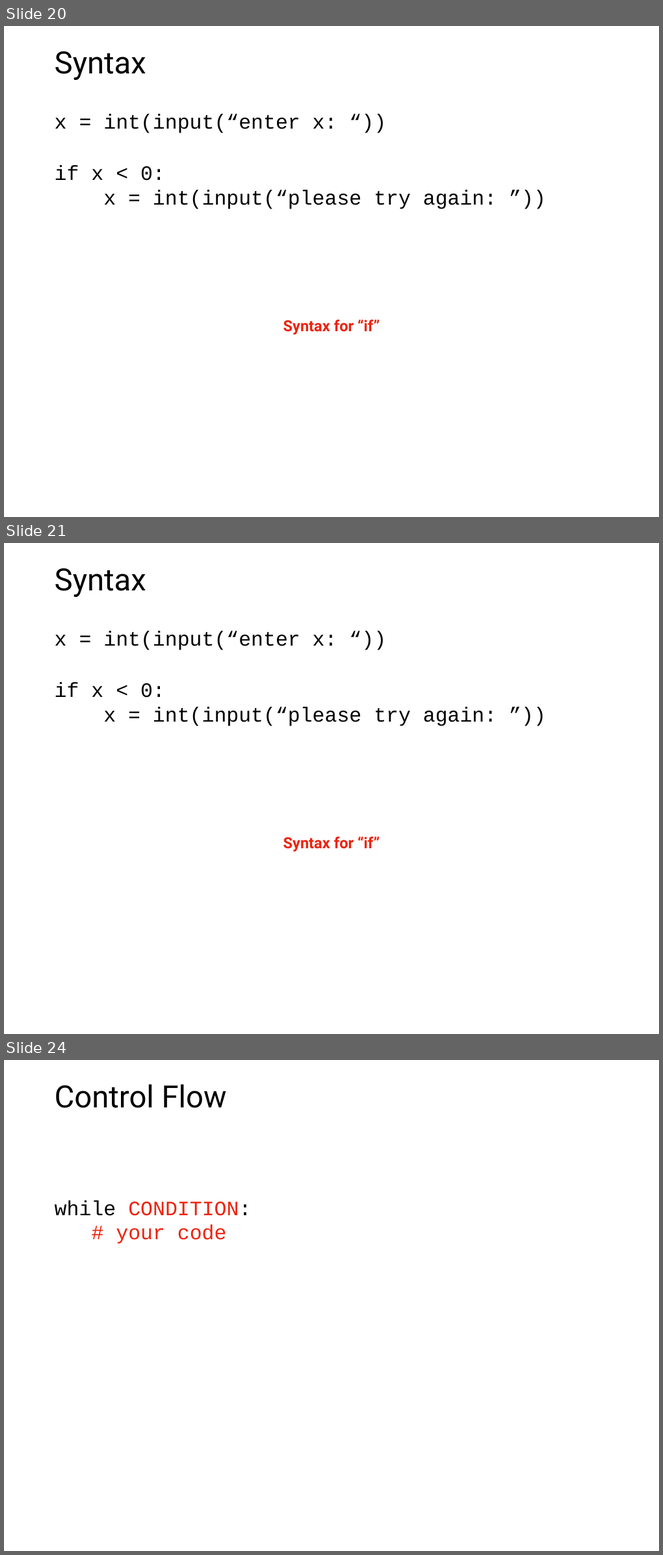
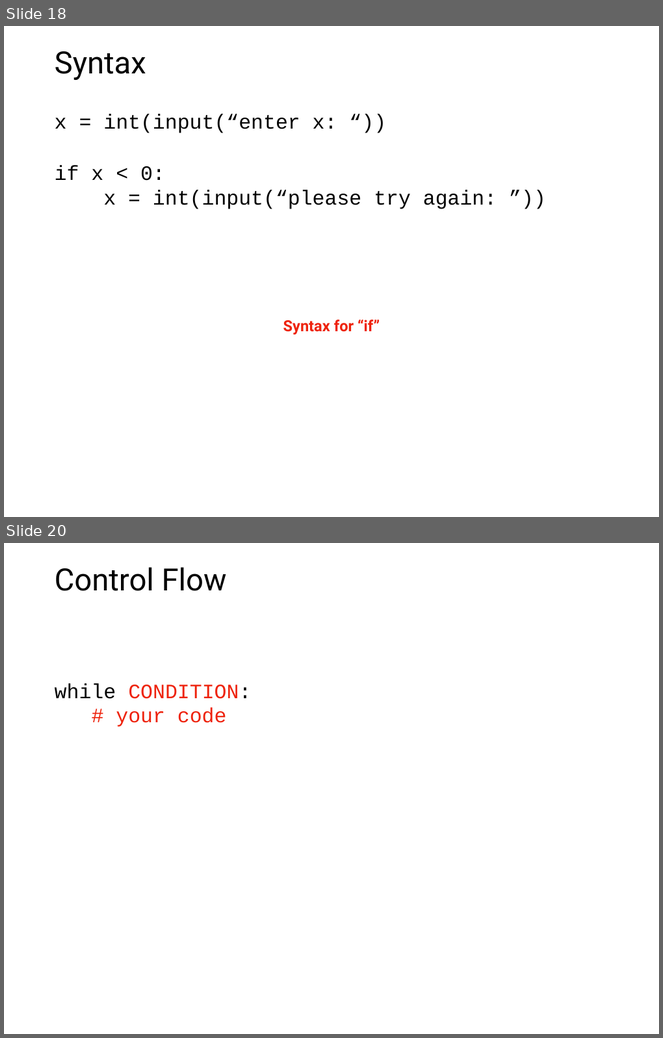
Before and after one commit to tylerharter/caraza-harter-com, a slide deck: tyler/meena/cs220/f21/materials/lec_11_F21.ppt. Shown one above the other, each under a label of ours: slides 20, 21 and 24 before the commit, slides 18 and 20 after it; the slides between them are not shown. The pictures are 663x1555 and 663x1038 pixels, drawn with LibreOffice and Linux fonts; fonts in the diff are those of the drawing. Boxes give left, top, right and bottom in pixels: in the first picture for what was removed or moved away, otherwise in the second. Text is boxed around its words. In the diff, an @@ line names an element or a change of style, - is before the commit and + after.

```diff
--- a/tyler/meena/cs220/f21/materials/lec_11_F21.ppt
+++ b/tyler/meena/cs220/f21/materials/lec_11_F21.ppt
@@ slide 21 removed at box(4, 543, 659, 1034), background #FFFFFF @@
@@ title removed at box(55, 568, 146, 597) @@
-Syntax
@@ text removed at box(55, 631, 497, 726) @@
-x = int(input(“enter x: “))
-  if x < 0:
-  x = int(input(“please try again: ”))
@@ text removed at box(284, 837, 380, 852) @@
-Syntax for “if”
@@ what was slide 20 is now slide 18 @@
@@ what was slide 24 is now slide 20 @@
```
Also in this commit, not shown: 5 slides changed, 2 slides added, 3 other slides removed, 4 other files.
